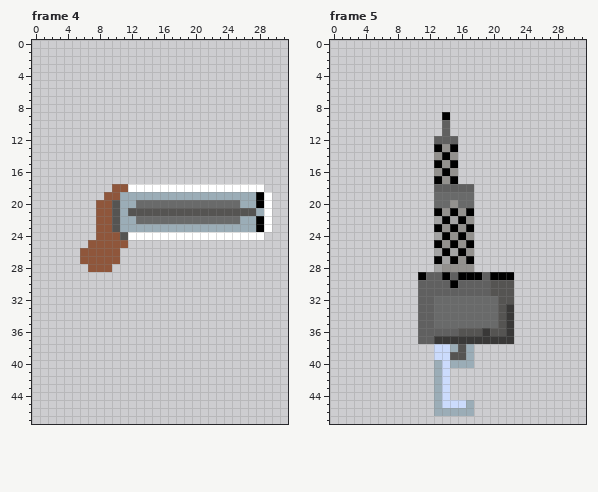
File history of a pixel-art file, assets/art/weapons.aseprite. Above: the version before the commit.
32x48 pixels, 11 frames. Colours within 5 levels of each other are drawn and written as one. Shown: frame 4, frame 5. The commit also changed other frames, which this record leaves out.
Once edited:
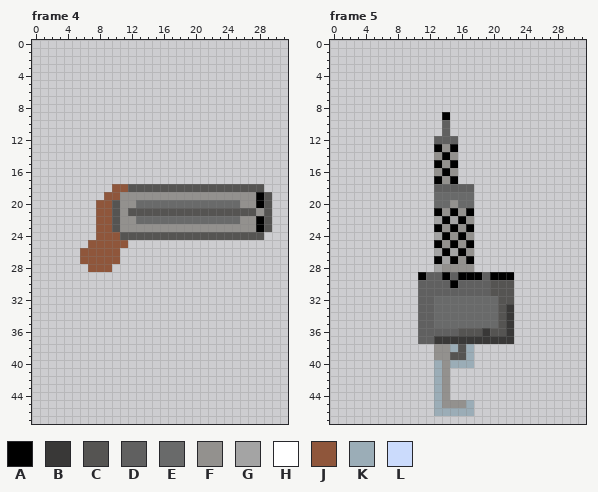
Palette (. is transparent): A #000000  B #393837  C #555452  D #606060  E #696a6a  F #93918e  G #a4a4a4  H #ffffff  J #8f563b  K #9badb7  L #cbdbfc
Changes in this commit:
Frame 4:
y 18: x 12..28 HHHHHHHHHHHHHHHHH -> CCCCCCCCCCCCCCCCC
y 19: x 11..27 KKKKKKKKKKKKKKKKK -> FFFFFFFFFFFFFFFFF; x 29 H -> C
y 20: x 11..12 KK -> FF; x 26..27 KK -> FF; x 29 H -> C
y 21: x 11 K -> F; x 28..29 KH -> FC
y 22: x 11..12 KK -> FF; x 26..27 KK -> FF; x 29 H -> C
y 23: x 11..27 KKKKKKKKKKKKKKKKK -> FFFFFFFFFFFFFFFFF; x 29 H -> C
y 24: x 12..28 HHHHHHHHHHHHHHHHH -> CCCCCCCCCCCCCCCCC
Frame 5:
y 38..39: x 13..14 LL -> FF
y 40..44: x 14 L -> F
y 45: x 14..16 LLL -> FFF
